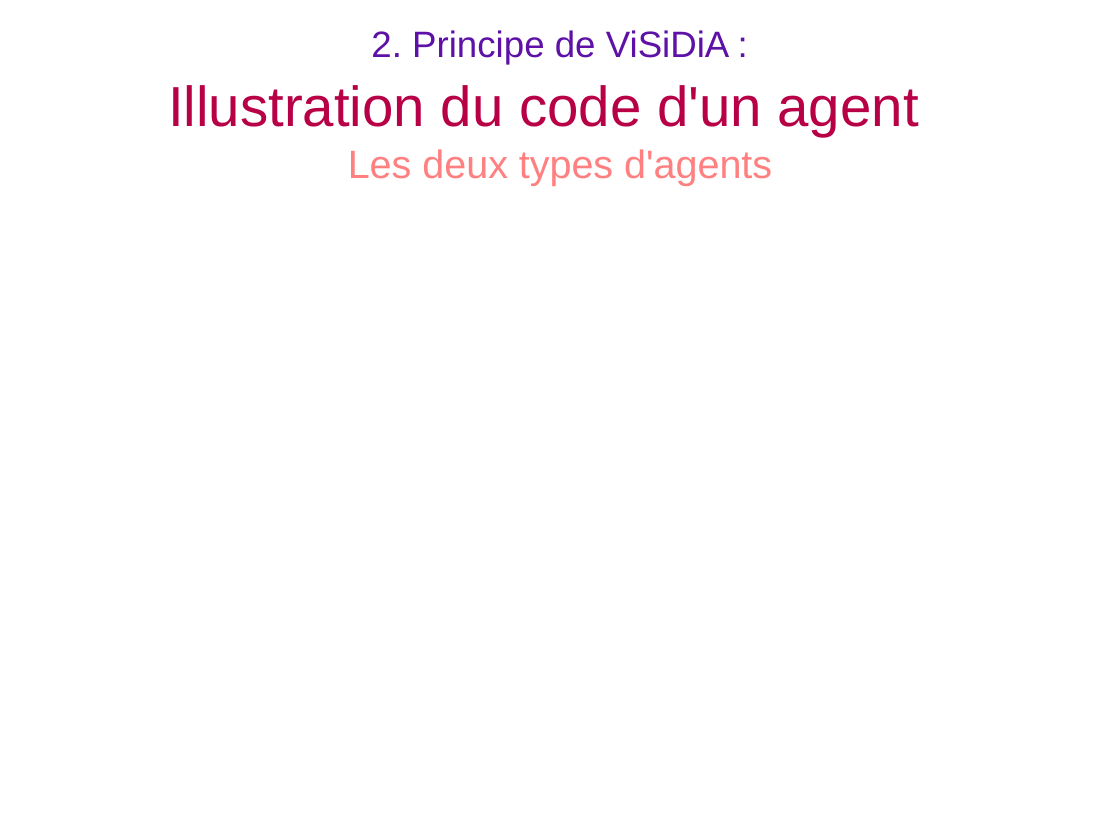
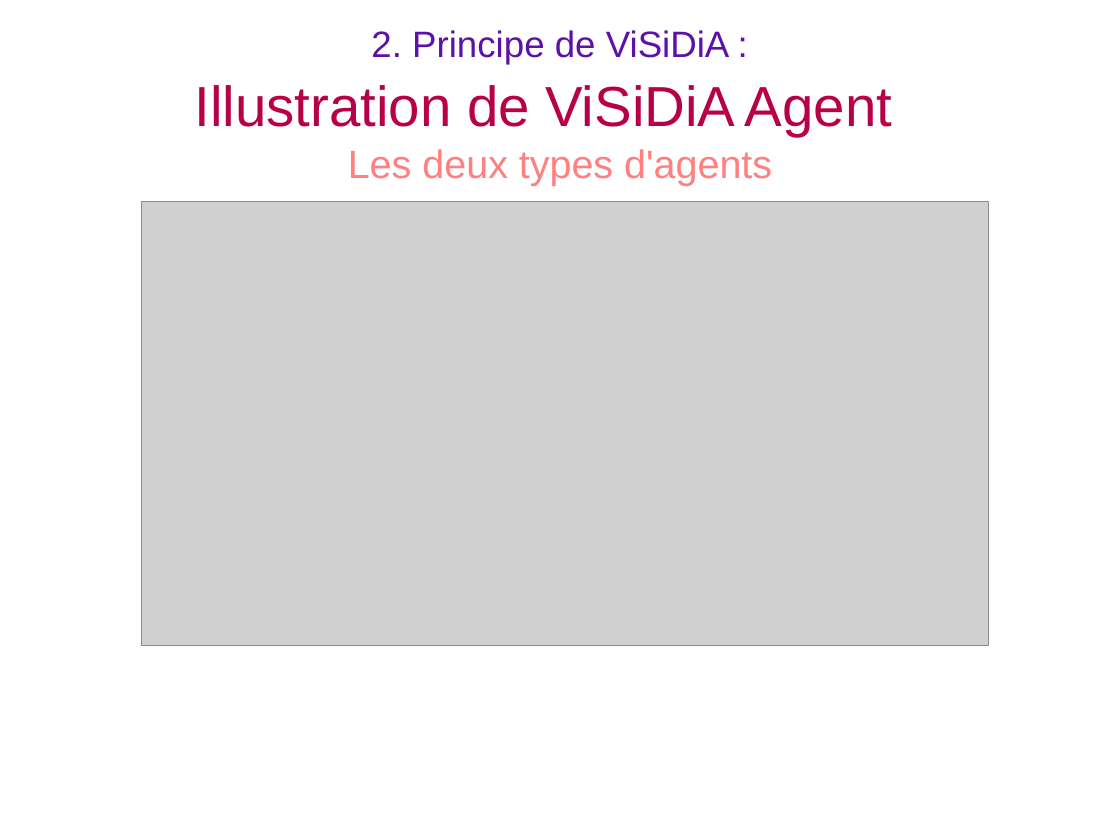
Before and after one commit to BackupTheBerlios/visidia-svn, a slide deck: slide 12 of trunk/doc/soutenance/soutenance.odp (slide 14 before the commit). Drawn at 1120x840 pixels with LibreOffice and Linux fonts; fonts in the diff are those of the drawing; grey boxes stand for pictures. Boxes give left, top, right and bottom in pixels: in the first picture for what was removed or moved away, otherwise in the second. Text is boxed around its words. In the diff, an @@ line names an element or a change of style, - is before the commit and + after.

```diff
--- a/trunk/doc/soutenance/soutenance.odp
+++ b/trunk/doc/soutenance/soutenance.odp
@@ title at <box>195,30,892,186</box>: text changed @@
-2. Principe de ViSiDiA :
-Illustration du code d'un agent
-Les deux types d'agents
+2. Principe de ViSiDiA :
+Illustration de ViSiDiA Agent
+Les deux types d'agents
@@ picture added at <box>141,201,988,645</box> @@
```
Also in this commit, not shown: 7 other slides changed, 3 slides added, 3 slides removed, 3 other files.
